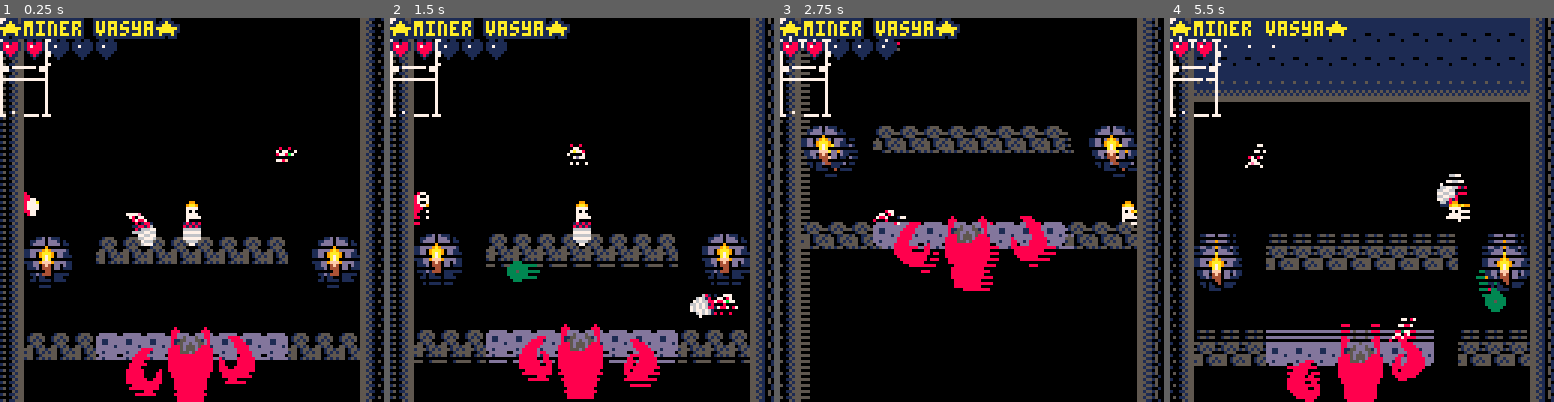
Above: before the commit, frames 1-4 (left to right).
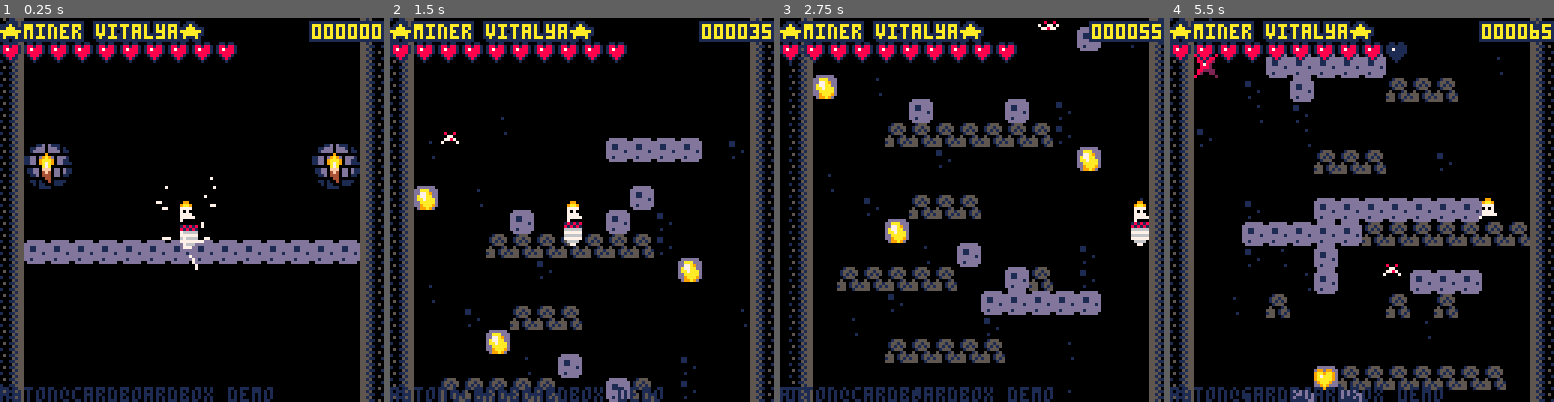
Above: after the commit, the same moments.

Repository: AntonPetrochenko/old48
Game: PICO-8 cartridge test.p8
The game is run twice, just before and just after one commit, with the same random seed, the same clock (stepped at 60 frames per second) and the same inputs.
Inputs:
- Up to frame 1 (0.25 s): no input
- Up to frame 2 (1.5 s): tap X (X key) at 0.33, 1.07 s; tap O (Z key) at 0.7 s
- Up to frame 3 (2.75 s): hold Right 1.6-2.1 s; tap O (Z key) at 1.7, 2.1, 2.5 s; tap X (X key) at 1.85 s; hold Up 2.15-2.42 s; hold Right from 2.47 s (still down)
- Up to frame 4 (5.5 s): tap O (Z key) every 0.4 s from 2.9 to 5.3 s; tap X (X key) at 2.97, 4.08, 5.2 s; release Right at 3.03 s; hold Left 3.08-3.58 s; hold Down 3.63-3.97 s; hold Right 4.02-4.68 s; hold Up 4.73-5.03 s; hold Left from 5.08 s (still down)

The runs differ from the first frame. In frame 1, 28% of the frame differs, in the area x 0-100%, y 0-100%; in frame 2, 25%; in frame 3, 37%; in frame 4, 43%.

Commit message:
AaaaAAAAAAAAAAA

Diff:
--- a/test.p8
+++ b/test.p8
@@ -13,6 +13,9 @@
 --@matthughson
 
 --log
+
+cartdata( "minervasya" )
+
 printh("\n\n-------\n-start-\n-------")
 
 --config
@@ -191,7 +194,17 @@
 	return x/l,y/l
 end
 
+function cvec_angle(ex,ey,sx,sy)
+
+	local sx = sx or 0
+	local sy = sy or 0
+	ey%=256
+	sy%=256
+	return atan2(sx - ex, sy - ey)
+end
+
 function vec_angle(ex,ey,sx,sy)
+
 	local sx = sx or 0
 	local sy = sy or 0
 	return atan2(sx - ex, sy - ey)
@@ -264,6 +277,32 @@
     end
 end
 
+function m_text_particle(text,x,y)
+	p = {
+		x=x,
+		y=y,
+		text=text,
+		timer=0,
+		update = function(self)
+			self.timer+=1
+			if self.timer > 30 then
+				del(particles,self)
+			end
+			self.y-=1
+		end,
+		--[[
+	function printc(
+	str,x,y,
+	col,col_bg,
+	special_chars)
+]]
+		draw = function(self)
+			printc(self.text or "nil",self.x,self.y,rnd(16),1,0)
+		end
+	}
+	add(particles,p)
+end
+
 function m_line_particle(x,y,c,_v)
 	local v
 	if not _v then
@@ -312,8 +351,8 @@
 	local p=
 	{
 
-		health = 2,
-
+		health = 10,
+		score = 0,
 		x=x,
 		y=y,
 
@@ -322,6 +361,10 @@
 
 		w=8,
 		h=8,
+
+		cdx = 0,
+		cdy = 3,
+		charge = true,
 
 		max_dx=1,--max x speed
 		max_dy=2,--max y speed
@@ -541,14 +584,22 @@
 
 			if not self.ground and not self.charge and self.drilling_timer == 0 then
 				local ndx,ndy = vec_normalize(self.dx,self.dy)
-				self.cdx = ndx*3
-				self.cdy = ndy*3
+				if vec_length(ndx,ndy) > 0.1 then
+					self.cdx = ndx*3
+					self.cdy = ndy*3
+				end
 			else
 				self.dy = -0.1
 			end
 
-			if self.drill_button.is_pressed and not self.grounded then
+			if self.drill_button.is_pressed and not self.grounded and (abs(self.cdx) > 0.3 or abs(self.cdy) > 0.3 ) then
 				self.charge = true
+				if rnd(1)<0.5 then
+					self.x -= 0.01 -- the CLUTCHIEST CLUTCH
+					-- otherwise drilling always fails on the right side
+					-- now it SOMETIMES fails on EITHER side, at least there is
+					-- no pattern to it!
+				end
 			else
 				--self.jump_hold_time=0
 			end
@@ -559,13 +610,19 @@
 				sfx(1)
 				self.dx = self.cdx
 				self.dy = self.cdy
-
+				for i=0,1 do
+					m_line_particle(self.x+self.cdx*5,self.y+self.cdy*5,7,7)
+				end
 				-- break block by collision
 
-				for ix = -5,5,5 do
-					for iy = -5,5,5 do
+				for ix = -8,8 do
+					for iy = -8,8 do
 						if fget_at(self.x+ix,self.y+iy,7) then
+							for i=0,32 do
+								m_line_particle(self.x+ix,self.y+iy,13,15)
+							end
 							sfx(3)
+							p1.score += 5
 							cmset(flr((self.x+ix)/8),flr((self.y+iy)/8),0)
 						end
 					end
@@ -577,16 +634,27 @@
 					local bx = self.x+self.cdx*5
 					local by = self.y+self.cdy*5
 					-- break block
+					--[[
 					if fget_at(bx,by,7) then
 						sfx(3)
+						for i=0,64 do
+							sfx(2)
+							m_line_particle(self.x+bx,self.y+by,13,15)
+						end
+						p1.score += 5
 						--self:uncharge()
 						cmset(flr(bx/8),flr(by/8),0)
 					end
-
+					]]
 					for id,object in pairs(objects) do
 						if object.drillable and distance(self.x,self.y,object.x,object.y) < 8 then
 							if object.gilded then
-								self.drilling_timer = 60
+								p1.score += object.gilded
+								m_text_particle("+"..object.gilded,self.x,self.y)
+								if p1.health < 10 then
+									p1.health += object.hr or 0
+								end
+								self.drilling_timer = 30
 								self.drilled_sprite = object.drillable
 								music(0)
 							end
@@ -612,12 +680,29 @@
 							end
 							p1.health -= 1
 							if p1.health == 0 then
-								reset()
+								gameover()
 							end
 						end
 					end
 				end
 			end
+
+			if fget_at(self.x,self.y,3) then
+				self.health -= 1
+				if p1.health == 0 then
+					gameover()
+				end
+				cmset(self.x/8,self.y/8,0)
+				for i=0,4 do
+					for i=0,32 do
+						local line_x,line_y,line_length = rnd(128),rnd(128),rnd(64)
+						rectfill(line_x,line_y,line_x+line_length,line_y,4)
+					end
+					flip()
+				end
+			end
+
+
 			--move in y
 			self.dy+=self.grav
 			if not self.charge then
@@ -737,7 +822,7 @@
 		dy=0,
 
 		drillable=9,
-		gilded=true,
+		gilded=200,
 		update = function() end,
 		draw = function()
 			spr(9,x-4,y-4)
@@ -746,10 +831,117 @@
 	}
 	return p
 end
+
+function m_goldheart(x,y)
+	local p=
+	{
+		x=x,
+		y=y,
+		dx=0,
+		dy=0,
+
+		drillable=10,
+		gilded=200,
+		hr=1,
+		update = function() end,
+		draw = function()
+			spr(10,x-4,y-4)
+		end
+
+	}
+	return p
+end
 descent_tracker = 0
-function m_bug()
-
-
+function m_bug(x,y)
+
+	--todo: refactor with m_vec.
+	local p=
+	{
+		timer = 0,
+		damaging = true,
+
+		drillable = 42,
+		gilded = 1000,
+
+		x=x,
+		y=y,
+
+		dx=1,
+		dy=0,
+
+		w=8,
+		h=8,
+
+		max_dx=1,--max x speed
+		max_dy=2,--max y speed
+
+		--animation definitions.
+		--use with set_anim()
+		anims=
+		{
+			["wall"]=
+			{
+				ticks=15,
+				frames={36,37,38,39,40,41},
+			},
+			["floor"]={
+				ticks=15,
+				frames={42,43,44,45,46,47}
+			}
+		},
+
+		curanim="floor",--currently playing animation
+		curframe=1,--curent frame of animation.
+		animtick=0,--ticks until next frame should show.
+		flipx=false,--show sprite be flipped.
+
+		--request new animation to play.
+		set_anim=function(self,anim)
+			if(anim==self.curanim)return--early out.
+			local a=self.anims[anim]
+			self.animtick=a.ticks--ticks count down.
+			self.curanim=anim
+			self.curframe=1
+		end,
+
+		m_right = true,
+		--call once per tick.
+		update=function(self)
+			self.timer += 1
+			if self.timer == 15*6 then
+				self.timer = 0
+				p = m_projectile(self.x,self.y,1.3)
+				add(objects,p)
+			end
+			--move in x
+
+			--anim tick
+			self.animtick-=1
+			if self.animtick<=0 then
+				self.curframe+=1
+				local a=self.anims[self.curanim]
+				self.animtick=a.ticks--reset timer
+				if self.curframe>#a.frames then
+					self.curframe=1--loop
+				end
+			end
+
+		end,
+
+		--draw the enemy
+		draw=function(self)
+			local a=self.anims[self.curanim]
+			local frame=a.frames[self.curframe]
+			spr(frame,
+				self.x-(self.w/2),
+				self.y-(self.h/2),
+				self.w/8,self.h/8,
+				self.flipx,
+				false)
+		end,
+	}
+
+	return p
 end
 function m_bat(x,y)
 
@@ -761,7 +953,7 @@
 		damaging = true,
 
 		drillable = 24,
-		gilded = true,
+		gilded = 500,
 
 		x=x,
 		y=y,
@@ -809,10 +1001,6 @@
 		--call once per tick.
 		update=function(self)
 
-			if time()%2==1 then
-				p = m_projectile(self.x,self.y,2)
-				add(objects,p)
-			end
 			--move in x
 			self.x+=self.dx
 
@@ -858,119 +1046,14 @@
 	return p
 end
 
-function m_but(x,y)
-
-
-
-	--todo: refactor with m_vec.
-	local p=
-	{
-		damaging = true,
-
-		drillable = 24,
-		gilded = true,
-
-		x=x,
-		y=y,
-
-		dx=1,
-		dy=0,
-
-		w=8,
-		h=8,
-
-		max_dx=1,--max x speed
-		max_dy=2,--max y speed
-
-		--animation definitions.
-		--use with set_anim()
-		anims=
-		{
-			["stand"]=
-			{
-				ticks=1,--how long is each frame shown.
-				frames={23},--what frames are shown.
-			},
-			["walk"]=
-			{
-				ticks=5,
-				frames={23,24,25,26},
-			},
-		},
-
-		curanim="walk",--currently playing animation
-		curframe=1,--curent frame of animation.
-		animtick=0,--ticks until next frame should show.
-		flipx=false,--show sprite be flipped.
-
-		--request new animation to play.
-		set_anim=function(self,anim)
-			if(anim==self.curanim)return--early out.
-			local a=self.anims[anim]
-			self.animtick=a.ticks--ticks count down.
-			self.curanim=anim
-			self.curframe=1
-		end,
-
-		m_right = true,
-		--call once per tick.
-		update=function(self)
-
-			if time()%2==1 then
-				p = m_projectile(self.x,self.y,2)
-				add(objects,p)
-			end
-			--move in x
-			self.x+=self.dx
-
-			if collide_side(self) then
-				if self.m_right then
-					self.dx = 1
-					self.x += 4
-					self.flipx=false
-				else
-					self.dx = -1
-					self.x -= 4
-					self.flipx=true
-				end
-				self.m_right = not self.m_right
-			end
-
-			--anim tick
-			self.animtick-=1
-			if self.animtick<=0 then
-				self.curframe+=1
-				local a=self.anims[self.curanim]
-				self.animtick=a.ticks--reset timer
-				if self.curframe>#a.frames then
-					self.curframe=1--loop
-				end
-			end
-
-		end,
-
-		--draw the enemy
-		draw=function(self)
-			local a=self.anims[self.curanim]
-			local frame=a.frames[self.curframe]
-			spr(frame,
-				self.x-(self.w/2),
-				self.y-(self.h/2),
-				self.w/8,self.h/8,
-				self.flipx,
-				false)
-		end,
-	}
-
-	return p
-end
-
-function m_turtle(x,y)
+function m_slime(x,y)
 
 	--todo: refactor with m_vec.
 	local p=
 	{
 		drillable = 27,
+		gilded = 200,
+		damaging = true,
 		x=x,
 		y=y,
 
@@ -999,7 +1082,7 @@
 			["walk"]=
 			{
 				ticks=5,
-				frames={27,28,29},
+				frames={32,33,34,35},
 			},
 		},
 
@@ -1029,7 +1112,6 @@
 			self.x+=self.dx
 
 			if collide_side(self) then
-				sfx(0)
 				if self.m_right then
 					self.dx = 1
 					self.x += 4
@@ -1066,10 +1148,6 @@
 		--draw the player
 		draw=function(self)
 			local nx,ny = vec_normalize(self.dx,self.dy)
-			circfill(bx,by,1,7)
-			if not self.grounded then
-				rspr(120,24,self.x+nx*8-4,self.y+ny*8-4,-vec_angle(nx,ny),1)
-			end
 
 			local a=self.anims[self.curanim]
 			local frame=a.frames[self.curframe]
@@ -1187,12 +1265,13 @@
 		x=x,
 		y=y,
 		t=0,
-		dx = -cos(vec_angle(p1.x,p1.y,x,y))*vel,
-		dy = -sin(vec_angle(p1.x,p1.y,x,y))*vel,
+		dx = -cos(cvec_angle(p1.x,p1.y,x,y))*vel,
+		dy = -sin(cvec_angle(p1.x,p1.y,x,y))*vel,
 
 		draw = function(self)
-			circfill(self.x,self.y,3,3)
-			circfill(self.x,self.y-256,3,3)
+			local r = abs(sin(self.t/20)*2)+1
+			circfill(self.x,self.y,r,8)
+			circfill(self.x,self.y-256,r,8)
 		end,
 		update = function(self)
 			self.t+=1
@@ -1469,10 +1548,10 @@
 		end
 	}
 end
-
+depth = 0
 function generator(current_y)
 	-- tile numbers
-
+	depth += 1
 	sfx(6)
 
 	local now = flr(current_y/8)
@@ -1518,11 +1597,46 @@
 		end
 	end
 
+	if rnd(10)<1 then
+		cmset(1,target,82)
+		cmset(14,target,82)
+	end
+
 	local spawn_x_tile = flr(rnd(13)+1)
 
-	if rnd(10)<1 and not fget_at(spawn_x_tile*8,(target-1)*8,0) then
+	if rnd(10-depth/50)<1 and not fget_at(spawn_x_tile*8,(target-1)*8,0) then
 		local g = m_gold(spawn_x_tile*8+4,(target-1)*8+4)
+		cmset(spawn_x_tile,target-1,76)
 		add(objects,g)
+	end
+
+	if rnd(30)<1 and not fget_at(spawn_x_tile*8,(target-1)*8,0) then
+		local g = m_goldheart(spawn_x_tile*8+4,(target-1)*8+4)
+		cmset(spawn_x_tile,target-1,76)
+		add(objects,g)
+	end
+
+	if rnd(100-depth/20)<1 and not fget_at(2*8,(target-1)*8,0) then
+		local b = m_bug(2*8-4,target*8)
+		add(objects,b)
+	end
+
+	if rnd(50-depth/10)<1 and not fget_at(14*8,(target-1)*8,0) then
+		local b = m_bug(15*8-4,target*8)
+		b.flipx = true
+		add(objects,b)
+	end
+
+	local batpos = flr(rnd(14)+1)*8
+	if rnd(30-depth/10)<1 and not fget_at(batpos,(target-1)*8,0) then
+		local bat = m_bat(batpos,target*8)
+		add(objects,bat)
+	end
+
+	local spos = flr(rnd(14)+1)*8
+	if rnd(20-depth/30)<1 and not fget_at(spos,(cutoff+5)*8,0) then
+		local slime = m_slime(spos,cutoff*8+8*4)
+		add(objects,slime)
 	end
 
 	cmset(0,target,65)
@@ -1542,33 +1656,23 @@
 --reset the game to its initial
 --state. use this instead of
 --_init()
+idletime = 0
 function reset()
+	reload()
+	depth = 0
+	idletime = 0
 	objects = {}
 	particles = {}
 	ticks=0
 
-	p1=m_player(64,100)
-
-	bat=m_bat(80,100)
-	turtle=m_turtle(30,100)
-	scull=m_scull(12,100)
-	crab=m_crab(60,170)
-	crab_hand_left=m_crab_hand_left(50,170)
-	crab_hand_right=m_crab_hand_right(82,170)
+	p1=m_player(62,100)
+
 	p1:set_anim("walk")
-	bat:set_anim("walk")
-	turtle:set_anim("walk")
-	scull:set_anim("walk")
-	crab:set_anim("stand")
-	crab_hand_left:set_anim("stand")
-	crab_hand_right:set_anim("stand")
+
 
 
 	p1:set_anim("walk")
 
-	objects[0] = bat
-	objects[1] = turtle
-	objects[2] = scull
 end
 
 --p8 functions
@@ -1578,18 +1682,32 @@
 	reset()
 end
 
-function _update60()
+
+function setgamestate(state)
+	_update60 = gamestates[state].update
+	_draw = gamestates[state].draw
+end
+
+function updategame()
 	ticks+=1
 	p1:update()
-
-	crab_hand_left:update()
-	crab_hand_right:update()
-
+	idletime += 1
+	for i=0,5 do
+		if btn(i) then
+			idletime = 0
+		end
+	end
+	if idletime > 60*30 then
+		reset()
+	end
 	for i,v in pairs(objects) do
 		v:update()
 		if fget_at(v.x,v.y,6) then
 			del(objects,v)
 		end
+		if v.x < 0 or v.x > 127 or v.y > 512 then
+			del(objects,v)
+		end
 	end
 	for i,v in pairs(particles) do
 		v:update()
@@ -1598,12 +1716,14 @@
 end
 camera_shake = 0
 ttt = 0
-function _draw()
+
+
+function drawgame()
 	ttt += 0.5
-	for i=0,63 do
+	--[[for i=0,63 do
 		memset(0x6000+0x40*(i)*2+flr(ttt)%2*0x40,0x00,0x40)
-	end
-
+	end]]
+	cls(0)
 	-- world
 	local shx,shy = 0,0
 	if camera_shake > 0 then
@@ -1619,20 +1739,9 @@
 
 	p1:draw()
 
-	bat:draw()
-
-	turtle:draw()
-
-	scull:draw()
-
-	crab:draw()
-
-	crab_hand_left:draw()
-	crab_hand_right:draw()
 
 	for i,v in pairs(objects) do
 		v:draw()
-		pset(v.x,v.y,rnd(16))
 	end
 	for i,v in pairs(particles) do
 		v:draw()
@@ -1641,16 +1750,16 @@
 
 
 	--hud
-	camera(0,0)
-	for ix = 0,16 do
+	camera(0,-1)
+	--[[for ix = 0,16 do
 		for iy=0,32 do
 			if mget(ix,iy) > 0 then
 				pset(ix,iy,7)
 			end
 		end
-	end
-
-	for i=1,5 do
+	end]]
+
+	for i=1,10 do
 		if i <= p1.health then
 			spr(6,i*8-8,6)
 		else
@@ -1658,12 +1767,85 @@
 		end
 	end
 
+	local scorestring = p1.score .. ""
+
+	while #scorestring < 6 do
+		scorestring = "0" .. scorestring
+	end
+
+	printo(scorestring,104,1,10,1,1)
+
 	--spr(p1.drilled_sprite or 0, 0,0)
 
-	printo("★miner vasya★",0,1,10,1,0)
-
-end
-
+	printo("★miner vitalya★",0,1,10,1,0)
+
+	print("anton@cardboardbox demo",0,122,1)
+
+end
+
+--[[
+	function printc(
+	str,x,y,
+	col,col_bg,
+	special_chars)
+]]
+
+function gameoverdraw()
+	for x=0,127 do
+		for y=0,127 do
+			if rnd(20)<1 then
+				pset(x,y,pget(x,y-1))
+			end
+		end
+	end
+	if gameovertime > 15 then
+		printc("game over",64,64,8,1,0)
+	end
+	if gameovertime > 30 then
+		printc("final score",64,64+8,8,1,0)
+	end
+	if gameovertime > 45 then
+		local scorestring = gameoverscore .. ""
+
+		while #scorestring < 6 do
+			scorestring = "0" .. scorestring
+		end
+		printc(scorestring,64,64+16,8,1,0)
+	end
+
+	flip()
+end
+
+function gameoverupdate()
+	gameovertime +=1
+	if gameovertime > 90 then
+		reset()
+		setgamestate("game")
+	end
+end
+
+gamestates = {
+	gameover = {
+		draw = gameoverdraw,
+		update = gameoverupdate
+	},
+	game = {
+		draw = drawgame,
+		update = updategame
+	}
+}
+
+gameoverscore = 0
+gameovertime = 0
+function gameover()
+	gameovertime += 1
+	gameoverscore = p1.score
+	setgamestate("gameover")
+end
+
+
+
+setgamestate("game")
 
 
 
@@ -1924,7 +2106,7 @@
 
 
 __gff__
-0000000000000000000000000000000000000000000000000000000000000000000000000000000000000000000000000000000000000000000000000000000002010101010101010100004081000000000000000000000000000000000000000000000000000000000000000000000001010000000100000000000000000000
+0000000000000000000000000000000000000000000000000000000000000000000000000000000000000000000000000000000000000000000000000000000002010101010101010100004081000000000008000000000000000000000000000000000000000000000000000000000001010000000100000000000000000000
 0000000000000000000000000000000000000000000000000000000000000000000000000000000000000000000000000000000000000000000000000000000000000000000000000000000000000000000000000000000000000000000000000000000000000000000000000000000000000000000000000000000000000000
 __map__
 4100000000000000000000000000004244444444444444444444444444444471717171717171000000007171717171710000000000000000000000000000000000000000000000000000000000000000000000000000000000000000000000000000000000000000000000000000000000000000000000000000000000000000
@@ -1943,11 +2125,11 @@
 41000000000000000000000000000042000000000076414a4a460044474340484670704942000000000000414a7070480000000000000000000000000000000000000000000000000000000000000000000000000000000000000000000000000000000000000000000000000000000000000000000000000000000000000000
 4100000000000000000000000000004200000000744149704946007677007648464970704a4200737400414970704a480000000000000000000000000000000000000000000000000000000000000000000000000000000000000000000000000000000000000000000000000000000000000000000000000000000000000000
 41000000000000000000000000000042454545454548704a4a46454545454545004545454545454545454545454545000000000000000000000000000000000000000000000000000000000000000000000000000000000000000000000000000000000000000000000000000000000000000000000000000000000000000000
-4150510043434343434343430050514200000000000000000000000000000000000000000000000000000000000000000000000000000000000000000000000000000000000000000000000000000000000000000000000000000000000000000000000000000000000000000000000000000000000000000000000000000000
+4150510000000000000000000050514200000000000000000000000000000000000000000000000000000000000000000000000000000000000000000000000000000000000000000000000000000000000000000000000000000000000000000000000000000000000000000000000000000000000000000000000000000000
 4160610000000000000000000060614200000000000000000000000000000000000000000000000000000000000000000000000000000000000000000000000000000000000000000000000000000000000000000000000000000000000000000000000000000000000000000000000000000000000000000000000000000000
 4100000000000000000000000000004200000000000000000000000000000000000000000000000000000000000000000000000000000000000000000000000000000000000000000000000000000000000000000000000000000000000000000000000000000000000000000000000000000000000000000000000000000000
 4100000000000000000000000000004200000000000000000000000000000000000000000000000000000000000000000000000000000000000000000000000000000000000000000000000000000000000000000000000000000000000000000000000000000000000000000000000000000000000000000000000000000000
-414343434c4c4c4c4c4c4c4c4343434200000000000000000000000000000000000000000000000000000000000000000000000000000000000000000000000000000000000000000000000000000000000000000000000000000000000000000000000000000000000000000000000000000000000000000000000000000000
+414c4c4c4c4c4c4c4c4c4c4c4c4c4c4200000000000000000000000000000000000000000000000000000000000000000000000000000000000000000000000000000000000000000000000000000000000000000000000000000000000000000000000000000000000000000000000000000000000000000000000000000000
 4100000000000000000000000000004200000000000000000000000000000000000000000000000000000000000000000000000000000000000000000000000000000000000000000000000000000000000000000000000000000000000000000000000000000000000000000000000000000000000000000000000000000000
 4100000000000000000000000000004200000000000000000000000000000000000000000000000000000000000000000000000000000000000000000000000000000000000000000000000000000000000000000000000000000000000000000000000000000000000000000000000000000000000000000000000000000000
 4100000000000000000000000000004200000000000000000000000000000000000000000000000000000000000000000000000000000000000000000000000000000000000000000000000000000000000000000000000000000000000000000000000000000000000000000000000000000000000000000000000000000000
Not shown, changed: 20 lines of the sprite sheet (__gfx__) section of test.p8
Not shown, changed: the music (__music__) section of test.p8
Not shown, changed: the sound effects (__sfx__) section of test.p8
Not shown, added: .gitignore
Not shown, added: bat.png
Not shown, added: bigtest.png
Not shown, added: bug.png
Not shown, added: gold.png
Not shown, added: graphics.png
Not shown, added: gravel.png
Not shown, added: heart.png
Not shown, added: spike.png
(and 4 more such lines)
